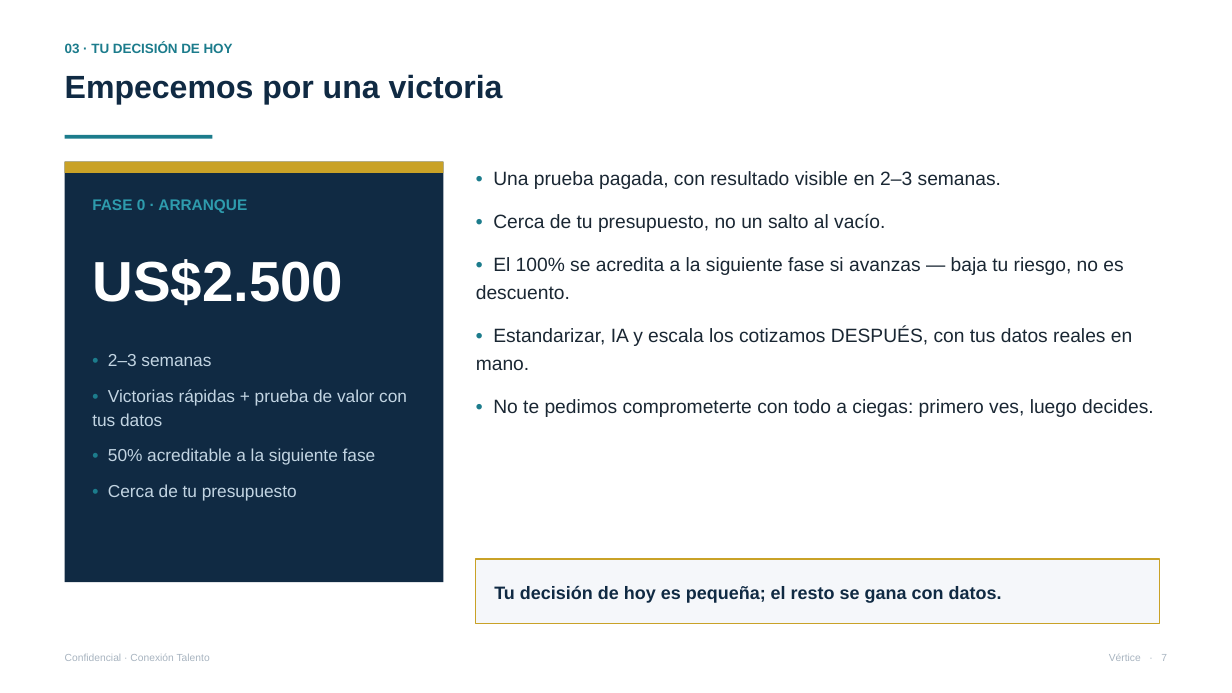
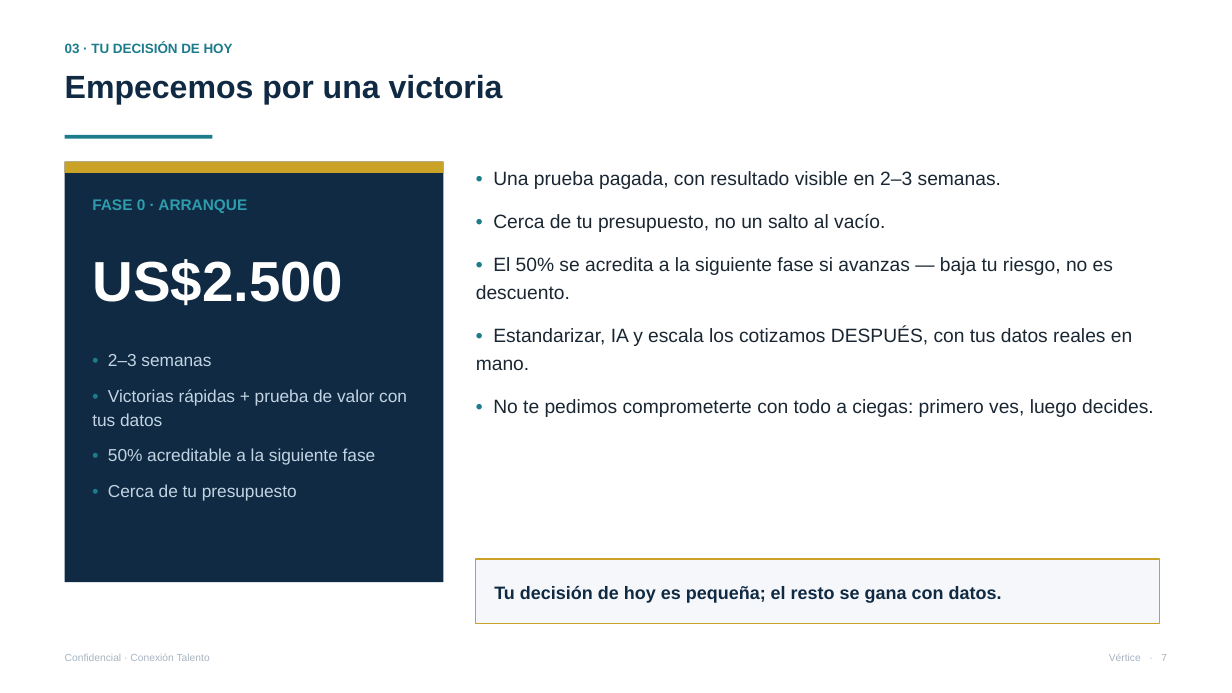
Before and after one commit to vverlaine/conexion-talento-ia, a slide deck: slide 7 of 04-propuesta/Presentacion-Conexion-Talento.pptx. Drawn at 1232x693 pixels with LibreOffice and Linux fonts; fonts in the diff are those of the drawing. Boxes give left, top, right and bottom in pixels: in the first picture for what was removed or moved away, otherwise in the second. Text is boxed around its words. In the diff, an @@ line names an element or a change of style, - is before the commit and + after.

```diff
--- a/04-propuesta/Presentacion-Conexion-Talento.pptx
+++ b/04-propuesta/Presentacion-Conexion-Talento.pptx
@@ text at (476,257,1113,299): text changed @@
-• El 100% se acredita a la siguiente fase si avanzas — baja tu riesgo, no es descuento.
+• El 50% se acredita a la siguiente fase si avanzas — baja tu riesgo, no es descuento.
```
Also in this commit, not shown: 3 other files.
